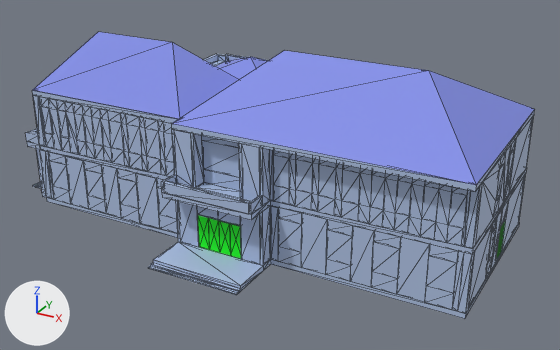
Before and after pictures for a commit that changed the glTF model src/assets/3d/solid/models/Residential_Building.glb.
Both versions are drawn from a camera (50 mm lens) standing at (29.0, -51.0, 22.2) and looking at (0.7, 0.5, -3.6). Every picture has the same lights, and +X, +Y and +Z are marked at lower left. The picture after the commit comes second. Mesh edges are drawn as thin lines. Where no turn or scale is listed for an object, it has been applied to the vertices. Vertices at exactly the same position are counted once.

In view in the first picture: 'Floor1', 'Floor2', 'Roof'.
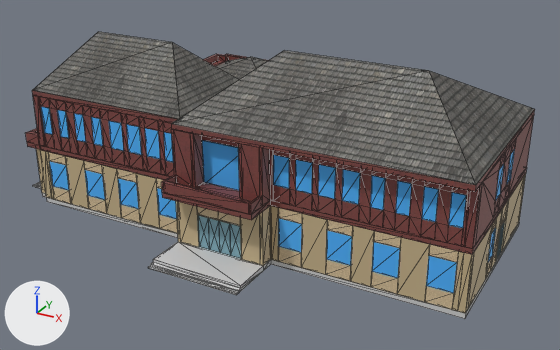
What differs and where, as boxes (x1, y1, x2, y2) in the pictures (560 x 350 px; the box of a moved part takes in the faces that stretch with it):
'Roof', surface changed, recoloured (blue to grey): (32, 32, 535, 191) in both
'Floor2', surface changed, reshaped (darker): (26, 54, 534, 255) in both
'Floor1', surface changed, reshaped: (33, 149, 526, 319) in both
part 1 of me_roof, recoloured: (32, 90, 535, 191) in both
part 2 of me_floor1, moved or reshaped (not visible afterwards): before (497, 222, 505, 257)
part 3 of me_floor1, moved or reshaped: before (181, 206, 260, 265); after (198, 215, 241, 259)
part 4 of me_floor1, moved or reshaped (not visible before): after (36, 149, 46, 193)
part 5 of me_floor1, recoloured: (33, 182, 519, 319) in both
part 6 of me_floor1, recoloured (blue to brown): (40, 150, 526, 313) in both
part 7 of me_floor1, recoloured: (49, 161, 496, 293) in both
part 8 of me_floor1, recoloured (green to cyan): (220, 224, 231, 256) in both
part 9 of me_floor2, reshaped (mostly hidden afterwards): before (498, 115, 534, 210); after (493, 153, 505, 218)
part 10 of me_floor2, reshaped: before (28, 107, 170, 180); after (28, 145, 170, 180)
part 11 of me_floor2, deleted (blue): before (193, 134, 239, 190)
part 12 of me_floor2, surface changed (blue to brown): (26, 54, 527, 255) in both
part 13 of me_floor2, recoloured (blue to brown): (26, 54, 527, 255) in both
part 14 of me_floor2, recoloured: (109, 121, 515, 228) in both

The change, as a list of edits to the scene's bpy script:
```text
Change mat_roof:
    remove mat_roof.base_color = (0.224, 0.271, 0.8)  # blue #828ee7
    add mat_roof.texture = img_roof
Change mat_door:
    remove mat_door.base_color = (0.0, 1.0, 0.0)  # green #00ff00
    add mat_door.texture = img_door
Add mat_wall2:
    mat_wall2 = principled_material('wall2')
    mat_wall2.texture = img_wall2
    mat_wall2.roughness = 0.553
Add mat_window:
    mat_window = principled_material('window')
    mat_window.texture = img_window
    mat_window.roughness = 0.553
Add mat_wall1:
    mat_wall1 = principled_material('wall1')
    mat_wall1.texture = img_wall1
    mat_wall1.roughness = 0.553
Add mat_gate:
    mat_gate = principled_material('gate')
    mat_gate.texture = img_gate
    mat_gate.roughness = 0.553
Change me_roof:
    remove me_roof.from_pydata(...)  # 32 vertices, 60 faces; spans x -15.8..19.4, y -10.5..4.8, z 3.5..7.9
    add me_roof.from_pydata(...)  # 32 vertices, 60 faces; spans x -15.8..19.4, y -10.4..4.8, z 3.5..7.9
    me_roof part 1: all 48 faces that had it switch from mat_wall (blue #afc2e3) to mat_wall2 (picture img_wall2)
Change me_floor2:
    remove me_floor2.from_pydata(...)  # 1115 vertices, 3061 faces; spans x -17.3..19.4, y -12.0..19.2, z -1.1..3.5
    add me_floor2.from_pydata(...)  # 1269 vertices, 3267 faces; spans x -17.3..19.4, y -11.9..19.2, z -1.1..3.5
    me_floor2 part 9: 16 vertices removed from x 18.4..19.4, y -2.0..4.8, z -0.7..3.5; 100 vertices added at x -0.9..19.4, y -3.5..4.8, z -0.7..3.5
    me_floor2 part 10: 1 vertex moved within x -15.8, y -9.4, z -1.1; 17 vertices removed from x -15.8..-9.1, y -9.5..-9.2, z -1.1..2.7; 1 vertex added at x -15.8, y -9.4, z -1.1
    me_floor2 part 11: 2 vertices removed from x 0.0..3.6, y -9.5, z 0.5
    me_floor2 part 12: 2407 kept faces spanning x -17.3..19.4, y -11.9..19.2, z -1.1..3.5 get new texture (UV) coordinates
    me_floor2 part 13: 1635 faces spanning x -17.3..19.4, y -11.9..19.2, z -1.1..3.5 switch from mat_wall (blue #afc2e3) to mat_wall2 (picture img_wall2)
    me_floor2 part 14: 125 faces spanning x -15.8..19.4, y -9.4..4.6, z 0.1..2.7 switch from mat_wall (blue #afc2e3) to mat_window (picture img_window)
    other edits to the shape of me_floor2 do not show in these pictures
    add me_floor2.materials.append(mat_ground)  # picture img_ground
Change me_floor1:
    remove me_floor1.from_pydata(...)  # 1150 vertices, 2818 faces; spans x -18.9..19.4, y -14.1..18.8, z -5.7..-1.1
    add me_floor1.from_pydata(...)  # 1156 vertices, 2830 faces; spans x -18.9..19.4, y -14.0..18.8, z -5.7..-1.1
    me_floor1 part 2: 6 vertices removed from x 16.8..19.4, y -1.3..-0.3, z -5.3..-2.6; 12 vertices added at x 9.7..19.3, y -1.3..1.9, z -5.3..-2.6
    me_floor1 part 3: 5 vertices removed from x 0.0..3.6, y -10.5, z -5.3..-2.6; 5 vertices added at x 0.0..3.6, y -10.4, z -5.3..-2.6
    me_floor1 part 4: 1 vertex removed from x -15.8, y -9.0, z -1.1; 1 vertex added at x -15.8, y -8.9, z -1.1
    me_floor1 part 5: 703 faces spanning x -18.9..19.4, y -14.0..18.8, z -5.7..-4.3 switch from mat_wall (blue #afc2e3) to mat_ground (picture img_ground)
    me_floor1 part 6: 1237 faces spanning x -16.8..19.4, y -10.4..18.8, z -5.3..-1.1 switch from mat_wall (blue #afc2e3) to mat_wall1 (picture img_wall1)
    me_floor1 part 7: 290 faces spanning x -15.8..19.4, y -9.4..18.8, z -4.1..-1.9 switch from mat_wall (blue #afc2e3) to mat_window (picture img_window)
    me_floor1 part 8: 123 faces spanning x -16.8..19.3, y -10.4..16.7, z -5.3..-2.6 switch from mat_door (green #00ff00) to mat_gate (picture img_gate)
```
